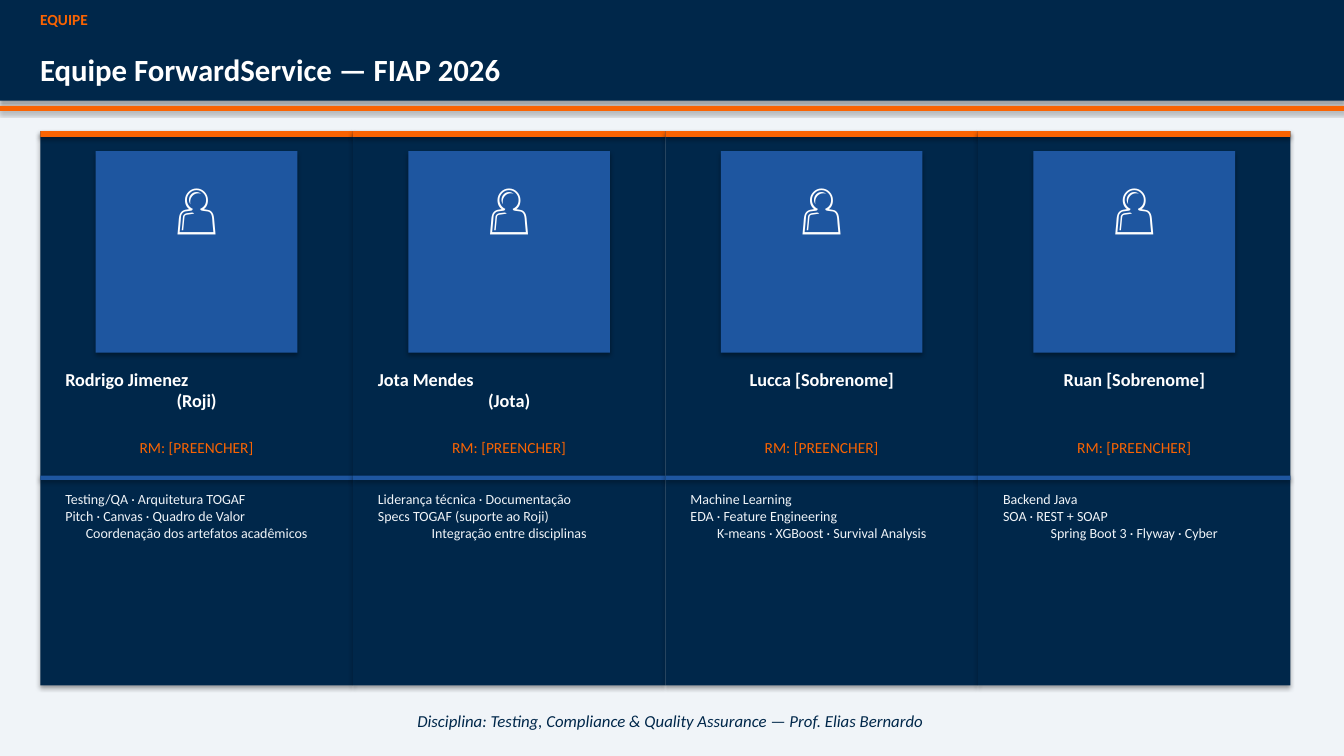
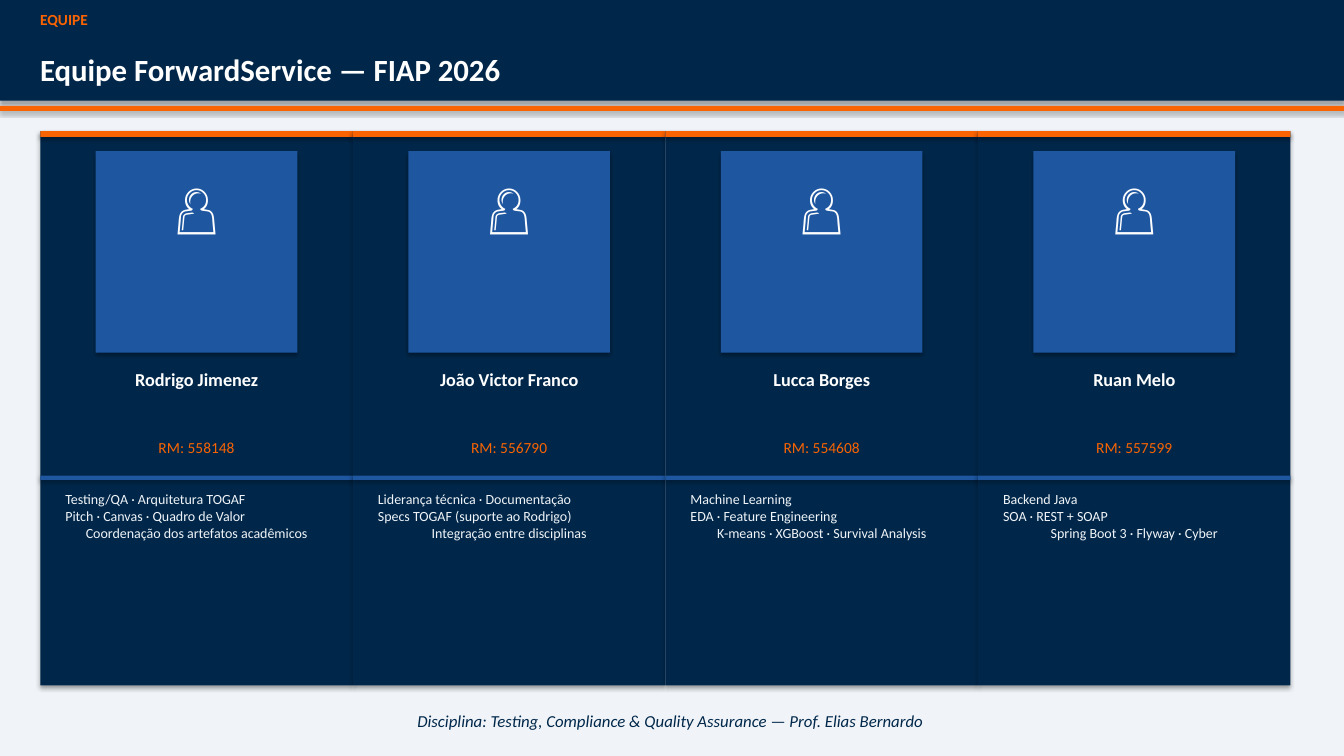
Before and after one commit to fwd-ford/forward-docs, a slide deck: slide 15 of academic/pitch/PITCH.pptx (slide 14 before the commit). Drawn at 1344x756 pixels with LibreOffice and Linux fonts; fonts in the diff are those of the drawing. Boxes give left, top, right and bottom in pixels: in the first picture for what was removed or moved away, otherwise in the second. Text is boxed around its words. In the diff, an @@ line names an element or a change of style, - is before the commit and + after.

```diff
--- a/academic/pitch/PITCH.pptx
+++ b/academic/pitch/PITCH.pptx
@@ text at [135,373,258,389]: text changed @@
-Rodrigo Jimenez
-(Roji)
+Rodrigo Jimenez
@@ text at [440,373,578,386]: text changed @@
-Jota Mendes
-(Jota)
+João Victor Franco
@@ text at [773,374,870,389]: text changed @@
-Lucca [Sobrenome]
+Lucca Borges
@@ text at [1093,373,1175,386]: text changed @@
-Ruan [Sobrenome]
+Ruan Melo
@@ text at [158,442,235,453]: text changed @@
-RM: [PREENCHER]
+RM: 558148
@@ text at [471,442,547,453]: text changed @@
-RM: [PREENCHER]
+RM: 556790
@@ text at [784,442,860,453]: text changed @@
-RM: [PREENCHER]
+RM: 554608
@@ text at [1096,443,1172,453]: text changed @@
-RM: [PREENCHER]
+RM: 557599
@@ text at [378,494,586,541]: text changed @@
-Liderança técnica · Documentação
-Specs TOGAF (suporte ao Roji)
-Integração entre disciplinas
+Liderança técnica · Documentação
+Specs TOGAF (suporte ao Rodrigo)
+Integração entre disciplinas
```
Also in this commit, not shown: 3 other slides changed, 3 slides added, 2 slides removed, 4 other files.
